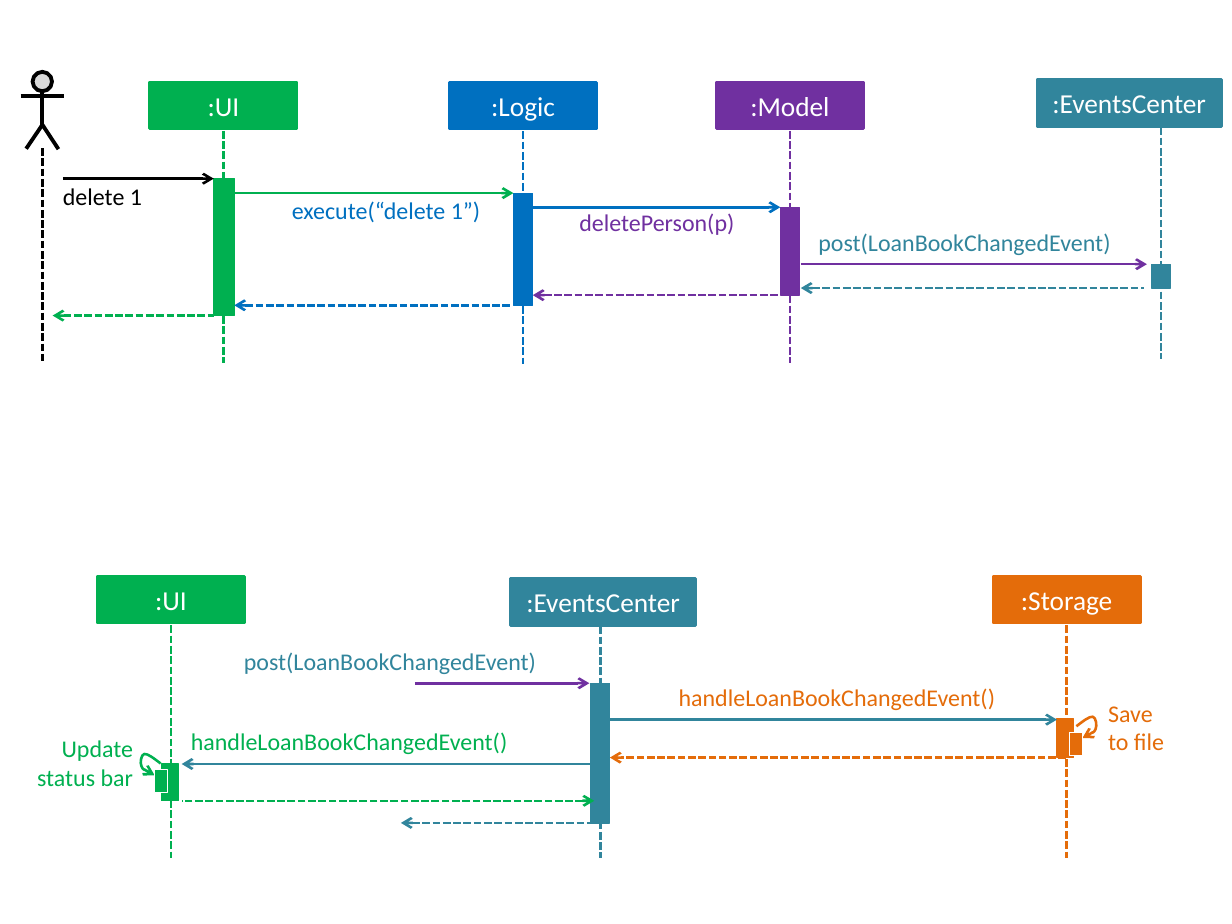
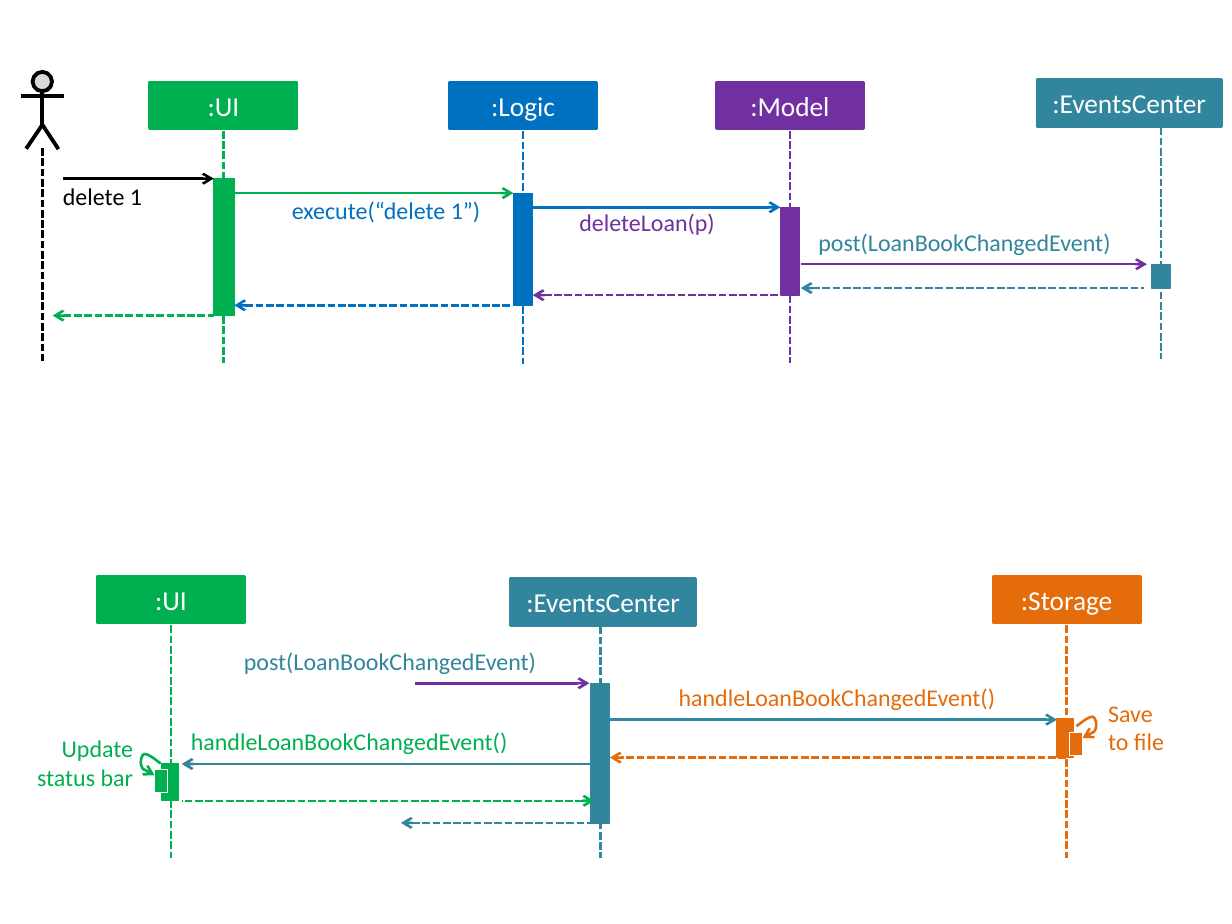
Before and after one commit to CS2103-AY1819S1-F10-2/addressbook-level4, a slide deck: slide 1 of docs/diagrams/HighLevelSequenceDiagrams.pptx. Drawn at 1232x924 pixels with LibreOffice and Linux fonts; fonts in the diff are those of the drawing. Boxes give left, top, right and bottom in pixels: in the first picture for what was removed or moved away, otherwise in the second. Text is boxed around its words. In the diff, an @@ line names an element or a change of style, - is before the commit and + after.

```diff
--- a/docs/diagrams/HighLevelSequenceDiagrams.pptx
+++ b/docs/diagrams/HighLevelSequenceDiagrams.pptx
@@ text at [579, 213, 714, 235]: text changed @@
-deletePerson(p)
+deleteLoan(p)
```
Also in this commit, not shown: 3 other files.
